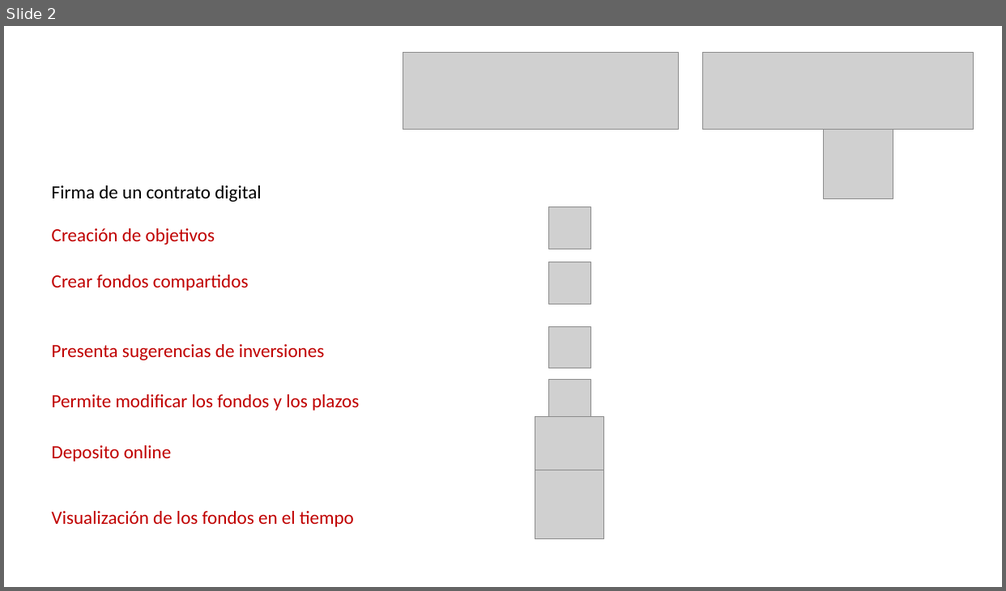
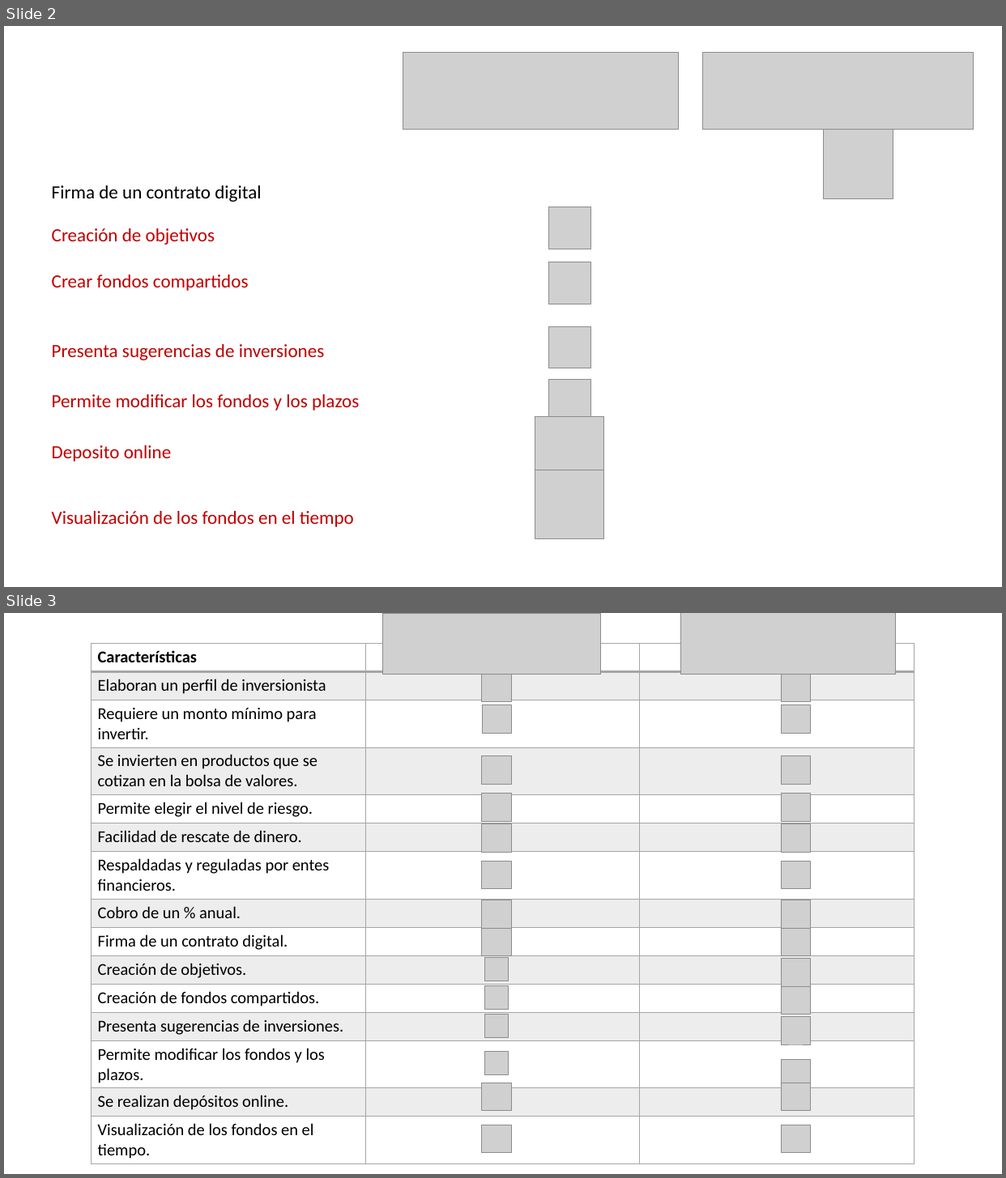
Before and after one commit to adayc/financiate, a slide deck: assets/docs/benchmarking.pptx. Shown one above the other, each under a label of ours: slide 2 before the commit, slides 2 and 3 after it. The pictures are 1006x591 and 1006x1178 pixels, drawn with LibreOffice and Linux fonts; fonts in the diff are those of the drawing; grey boxes stand for pictures. Boxes give left, top, right and bottom in pixels: in the first picture for what was removed or moved away, otherwise in the second. Text is boxed around its words. In the diff, an @@ line names an element or a change of style, - is before the commit and + after.

```diff
--- a/assets/docs/benchmarking.pptx
+++ b/assets/docs/benchmarking.pptx
@@ slide 3 added at (4,613,1002,1174), background #FFFFFF @@
@@ picture added at (382,613,601,675) @@
@@ picture added at (681,613,897,675) @@
@@ table added at (91,644,915,1163), 15 rows, 3 columns @@
+Características |  | 
+Elaboran un perfil de inversionista |  | 
+Requiere un monto mínimo para invertir. |  | 
+Se invierten en productos que se cotizan en la bolsa de valores. |  | 
+Permite elegir el nivel de riesgo. |  | 
+Facilidad de rescate de dinero. |  | 
+Respaldadas y reguladas por entes financieros. |  | 
+Cobro de un % anual. |  | 
+Firma de un contrato digital. |  | 
+Creación de objetivos. |  | 
+Creación de fondos compartidos. |  | 
+Presenta sugerencias de inversiones. |  | 
+Permite modificar los fondos y los plazos. |  | 
+Se realizan depósitos online. |  | 
+Visualización de los fondos en el tiempo. |  | 
@@ picture added at (483,675,512,702) @@
@@ picture added at (781,675,810,702) @@
@@ picture added at (483,705,512,733) @@
@@ picture added at (781,705,810,733) @@
@@ picture added at (483,756,512,784) @@
@@ picture added at (781,756,810,784) @@
@@ picture added at (483,794,512,821) @@
@@ picture added at (781,794,810,821) @@
@@ picture added at (483,824,512,852) @@
@@ picture added at (781,824,810,852) @@
@@ picture added at (483,862,512,889) @@
@@ picture added at (781,862,810,889) @@
@@ picture added at (483,901,512,928) @@
@@ picture added at (781,901,810,928) @@
@@ picture added at (483,928,512,956) @@
@@ picture added at (781,928,810,956) @@
@@ picture added at (484,958,508,982) @@
@@ picture added at (781,959,810,986) @@
@@ picture added at (485,986,509,1009) @@
@@ picture added at (781,986,810,1014) @@
@@ picture added at (485,1014,509,1037) @@
@@ picture added at (781,1017,810,1045) @@
@@ picture added at (484,1052,508,1075) @@
@@ picture added at (781,1059,810,1087) @@
@@ picture added at (483,1083,512,1111) @@
@@ picture added at (781,1083,810,1111) @@
@@ picture added at (483,1125,512,1152) @@
@@ picture added at (781,1125,810,1152) @@
```
Also in this commit, not shown: 3 other files.
